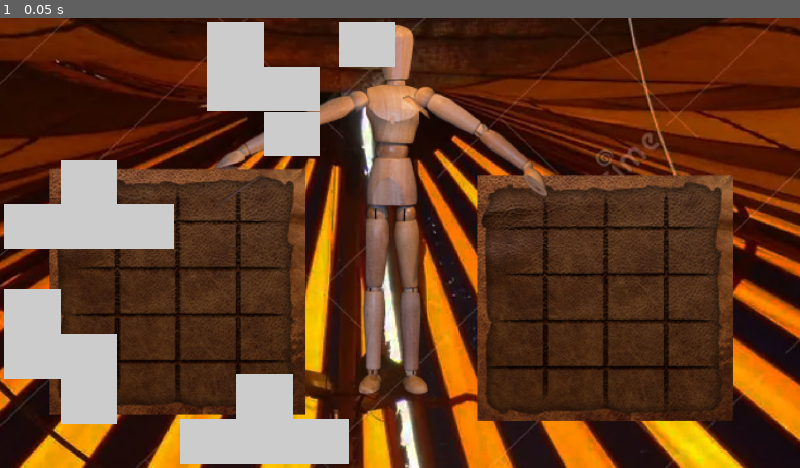
Above: before the commit, frame 1.
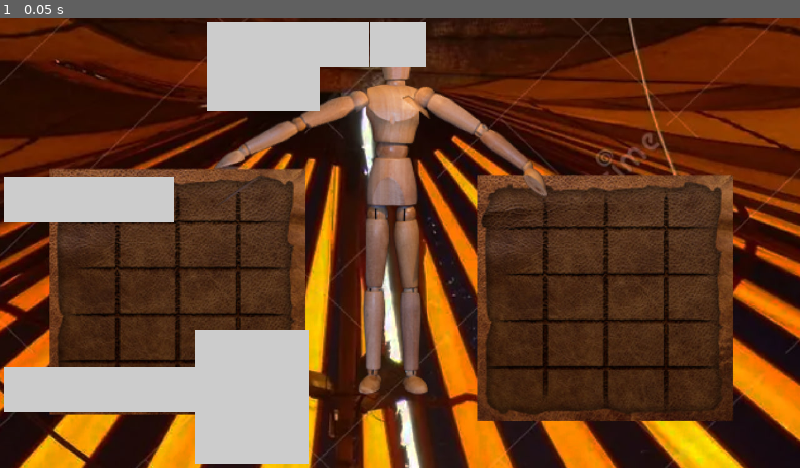
Above: after the commit, the same moment.

Repository: Ultragliass/equilibrium
Game: Godot game, scene res://scenes/Main.tscn
Two runs of this game, one before a commit and one after it. Both use one fixed random seed, a clock stepped at 60 frames per second and the inputs below.
Inputs:
- Up to frame 1 (0.05 s): no input

The runs differ from the first frame. In frame 1, 11% of the frame differs, in the area x 0-54%, y 0-100%.

Commit message:
Add functioning rotation.

Diff:
--- a/project.godot
+++ b/project.godot
@@ -27,6 +27,14 @@
 window/size/mode=2
 window/stretch/mode="canvas_items"
 
+[input]
+
+rotate={
+"deadzone": 0.5,
+"events": [Object(InputEventKey,"resource_local_to_scene":false,"resource_name":"","device":-1,"window_id":0,"alt_pressed":false,"shift_pressed":false,"ctrl_pressed":false,"meta_pressed":false,"pressed":false,"keycode":0,"physical_keycode":82,"key_label":0,"unicode":114,"location":0,"echo":false,"script":null)
+]
+}
+
 [rendering]
 
 renderer/rendering_method="gl_compatibility"
--- a/scripts/background.gd
+++ b/scripts/background.gd
@@ -4,7 +4,16 @@
     return true
 
 func _drop_data(_pos, data):
-    var target_pos = get_global_mouse_position() - Functions._calculate_drag_item_size()
+    # First rotate the shape
+    var rotated_shape = data.shape
+    for i in range(Global.current_rotation):
+        rotated_shape = Global.rotate_shape(rotated_shape)
+
+    # Update item with rotated shape
+    data.shape = rotated_shape
+    data.init(rotated_shape)
+
+    var target_pos = get_global_mouse_position() - Functions._calculate_drag_item_size(rotated_shape)
 
     if data.get_parent().name != "Main":
         var grid_manager = $"/root/Main/WeekdayGridManager"
@@ -12,3 +21,4 @@
         data.reparent(get_parent())
 
     data.position = target_pos
+    Global.current_rotation = 0
--- /dev/null
+++ b/scripts/drag_preview.gd
@@ -0,0 +1,24 @@
+class_name DragPreviewControl
+extends Control
+
+var drag_preview: Control
+var original_shape: Array
+
+func _ready():
+    set_process_input(true)
+
+func setup(preview: Control, shape: Array):
+    drag_preview = preview
+    original_shape = shape
+    add_child(preview)
+    preview.position = -Functions._calculate_drag_item_size(shape)
+
+func _input(event: InputEvent):
+    if event.is_action_pressed("rotate"):
+        Global.current_rotation = (Global.current_rotation + 1) % 4
+        var rotated_shape = original_shape
+        for i in range(Global.current_rotation):
+            rotated_shape = Global.rotate_shape(rotated_shape)
+        drag_preview.init(rotated_shape)
+        # Calculate new center based on rotated dimensions
+        drag_preview.position = -Functions._calculate_drag_item_size(rotated_shape)
--- a/scripts/functions.gd
+++ b/scripts/functions.gd
@@ -1,9 +1,6 @@
 extends Node
 
-func _calculate_drag_item_size():
-	var item = Global.drag_item
-
-	var item_width = item.shape[0].size() * Global.cell_size.width
-	var item_height = item.shape.size() * Global.cell_size.height
-
-	return Vector2(item_width / 2, item_height / 2)
+func _calculate_drag_item_size(shape: Array) -> Vector2:
+    var width = shape[0].size() * Global.cell_size.width
+    var height = shape.size() * Global.cell_size.height
+    return Vector2(width / 2, height / 2)
--- a/scripts/global.gd
+++ b/scripts/global.gd
@@ -21,6 +21,9 @@
 	"width": 100,
 	"height": 100
 }
+
+var current_rotation = 0
+var is_dragging = false
 
 const ITEMS = {
 	"iron": [
@@ -87,3 +90,21 @@
 	var WeekdayGridManager = get_node("/root/Main/WeekdayGridManager")
 	cell_size.width = WeekdayGridManager.size.x / WEEKDAY_GRID_SLOTS.columns
 	cell_size.height = WeekdayGridManager.size.y / WEEKDAY_GRID_SLOTS.rows
+
+func rotate_shape(shape: Array) -> Array:
+	var rows = shape.size()
+	var cols = shape[0].size()
+	var new_shape = []
+
+	# Initialize new shape array
+	for i in range(cols):
+		new_shape.append([])
+		for _j in range(rows):
+			new_shape[i].append(0)
+
+	# Perform rotation
+	for i in range(rows):
+		for j in range(cols):
+			new_shape[j][rows - 1 - i] = shape[i][j]
+
+	return new_shape
--- a/scripts/grid_manager.gd
+++ b/scripts/grid_manager.gd
@@ -1,11 +1,16 @@
 extends Control
 
-var drop_preview: Control = null
+var drop_preview: Node = null
+var last_preview_pos: Vector2 = Vector2.ZERO
+var last_preview_rotation: int = 0
 
 var grid = []
 var cell_size = Vector2(100, 100)
 var rows: int
 var columns: int
+
+var dragging_item: Node = null
+var original_positions: Array = []
 
 func init(grid_rows: int, grid_columns: int, grid_cell_size: Vector2):
 	rows = grid_rows
@@ -30,10 +35,12 @@
 				var cell_x = grid_x + col
 				var cell_y = grid_y + row
 
+				# Check grid bounds
 				if cell_x >= columns or cell_y >= rows or cell_x < 0 or cell_y < 0:
 					return false
 
-				if grid[cell_y][cell_x] != null and grid[cell_y][cell_x] != item:
+				# Allow overlap with dragging item
+				if grid[cell_y][cell_x] != null and grid[cell_y][cell_x] != dragging_item:
 					return false
 
 	return true
@@ -43,25 +50,21 @@
 	if not can_place_item_at(grid_x, grid_y, item):
 		return false
 
+	# Clear old positions
+	remove_item_from_grid(item)
+
+	# Place in new positions
 	for row in range(item.shape.size()):
 		for col in range(item.shape[row].size()):
 			if item.shape[row][col] == 1:
 				grid[grid_y + row][grid_x + col] = item
 
 	item.position = Vector2(grid_x, grid_y) * cell_size
-
-	item.anchor_left = 0
-	item.anchor_top = 0
-	item.anchor_right = 0
-	item.anchor_bottom = 0
-
-	item.size_flags_horizontal = Control.SIZE_FILL
-	item.size_flags_vertical = Control.SIZE_FILL
-
+	dragging_item = null
 	return true
 
 
-func remove_item_from_grid(item: Node):
+func remove_item_from_grid(item: Node) -> void:
 	for row in range(rows):
 		for col in range(columns):
 			if grid[row][col] == item:
@@ -69,65 +72,142 @@
 
 
 func _can_drop_data(_pos, data):
-	if data is Control:
-		var dragging_item = Global.drag_item
-		var grid_coords = get_grid_coordinates(get_global_mouse_position())
-
-		if dragging_item and can_place_item_at(grid_coords.x, grid_coords.y, dragging_item):
-			show_drop_preview(grid_coords, dragging_item)
-			return true
+	if not (data is Control):
+		return false
+
+	var grid_coords = get_grid_coordinates(get_global_mouse_position())
+	dragging_item = data
+
+	# Create temp item with rotated shape for checking
+	var temp_item = data.duplicate()
+	var rotated_shape = data.shape
+	for i in range(Global.current_rotation):
+		rotated_shape = Global.rotate_shape(rotated_shape)
+	temp_item.shape = rotated_shape
+
+	var can_place = can_place_item_at(grid_coords.x, grid_coords.y, temp_item)
+	temp_item.queue_free()
+
+	if can_place:
+		show_drop_preview(grid_coords, rotated_shape)
+		return true
 
 	remove_drop_preview()
-
 	return false
 
 
 func _drop_data(_pos, data):
+	if not (data is Control):
+		return
+
 	var grid_coords = get_grid_coordinates(get_global_mouse_position())
 
-	if can_place_item_at(grid_coords.x, grid_coords.y, data):
-		remove_item_from_grid(data)
-		remove_drop_preview()
-
-		if place_item_at(grid_coords.x, grid_coords.y, data):
-			if data.get_parent() != self:
-				data.reparent(self)
-
-
-			data.position = grid_coords * cell_size
-			print("Item placed successfully at: ", grid_coords)
-		else:
-			print("Failed to place item")
-	else:
-		print("Item cannot be placed at this position")
+	# First rotate the shape
+	var rotated_shape = data.shape
+	for i in range(Global.current_rotation):
+		rotated_shape = Global.rotate_shape(rotated_shape)
+
+	# Update the item with rotated shape
+	data.shape = rotated_shape
+	data.init(rotated_shape)
+
+	# Remove from old position and add to new
+	remove_item_from_grid(data)
+	remove_drop_preview()
+
+	# Reparent first if needed
+	if data.get_parent() != self:
+		data.reparent(self)
+
+	# Then place in grid
+	if place_item_at(grid_coords.x, grid_coords.y, data):
+		data.position = grid_coords * cell_size
+
+	Global.is_dragging = false
+	Global.current_rotation = 0
 
 
 func get_grid_coordinates(world_position: Vector2) -> Vector2:
 	var local_position = world_position - global_position
 
-	local_position -= Functions._calculate_drag_item_size()
-
-	var grid_x = floor(local_position.x / cell_size.x)
-	var grid_y = floor(local_position.y / cell_size.y)
-
-	grid_x = clamp(grid_x, 0, columns)
-	grid_y = clamp(grid_y, 0, rows)
+	var grid_x = maxi(0, floor(local_position.x / cell_size.x))
+	var grid_y = maxi(0, floor(local_position.y / cell_size.y))
+
+	if dragging_item:
+		# Get rotated shape dimensions
+		var rotated_shape = dragging_item.shape
+		for i in range(Global.current_rotation):
+			rotated_shape = Global.rotate_shape(rotated_shape)
+
+		var shape_width = rotated_shape[0].size()
+		var shape_height = rotated_shape.size()
+
+		# Adjust coordinates based on rotated shape
+		grid_x = grid_x - floor(shape_width / 2)
+		grid_y = grid_y - floor(shape_height / 2)
+
+		# Adjust bounds checking based on rotated shape size
+		grid_x = maxi(0, mini(grid_x, columns - shape_width))
+		grid_y = maxi(0, mini(grid_y, rows - shape_height))
+	else:
+		grid_x = maxi(0, mini(grid_x, columns - 1))
+		grid_y = maxi(0, mini(grid_y, rows - 1))
 
 	return Vector2(grid_x, grid_y)
 
-func show_drop_preview(grid_coords: Vector2, dragging_item: Control):
+func show_drop_preview(grid_coords: Vector2, shape: Array):
 	if not drop_preview:
-		drop_preview = dragging_item.duplicate()
-		drop_preview.init(dragging_item.shape)
-		drop_preview.modulate.a = 0.5
+		drop_preview = Global.drag_item.duplicate()
+		drop_preview.modulate = Color(1, 1, 1, 0.5)
+		drop_preview.mouse_filter = Control.MOUSE_FILTER_IGNORE
+
+		# Reset all control properties
+		drop_preview.position = Vector2.ZERO
+		drop_preview.anchor_left = 0
+		drop_preview.anchor_top = 0
+		drop_preview.anchor_right = 0
+		drop_preview.anchor_bottom = 0
+		drop_preview.offset_left = 0
+		drop_preview.offset_top = 0
+		drop_preview.offset_right = 0
+		drop_preview.offset_bottom = 0
+
 		add_child(drop_preview)
 
-	drop_preview.position = grid_coords * cell_size
+	var safe_coords = Vector2(
+		clamp(grid_coords.x, 0, columns - 1),
+		clamp(grid_coords.y, 0, rows - 1)
+	)
+
+	if last_preview_pos != safe_coords or last_preview_rotation != Global.current_rotation:
+		drop_preview.shape = shape
+		drop_preview.init(shape)
+		# Set exact position based on grid coordinates
+		drop_preview.position = safe_coords * cell_size
+		last_preview_pos = safe_coords
+		last_preview_rotation = Global.current_rotation
 
 func remove_drop_preview():
 	if drop_preview:
 		drop_preview.queue_free()
 		drop_preview = null
+		last_preview_pos = Vector2.ZERO
+		last_preview_rotation = 0
 
 func _on_mouse_exited():
 	remove_drop_preview()
+
+func _ready():
+	set_process_input(true)
+
+func _input(event: InputEvent):
+	if event.is_action_pressed("rotate") and Global.is_dragging and drop_preview:
+		update_drop_preview()
+
+func update_drop_preview():
+	if drop_preview and Global.drag_item:
+		var grid_coords = get_grid_coordinates(get_global_mouse_position())
+		var rotated_shape = Global.drag_item.shape
+		for i in range(Global.current_rotation):
+			rotated_shape = Global.rotate_shape(rotated_shape)
+		show_drop_preview(grid_coords, rotated_shape)
--- a/scripts/item.gd
+++ b/scripts/item.gd
@@ -23,17 +23,18 @@
 
 func _get_drag_data(_at_position):
 	Global.drag_item = self
+	Global.is_dragging = true
+	Global.current_rotation = 0
 
 	var drag_preview = duplicate()
 	drag_preview.init(shape)
 	drag_preview.modulate.a = 0.5
 
-	var preview_control = Control.new()
-	preview_control.add_child(drag_preview)
-	drag_preview.position = -Functions._calculate_drag_item_size()
+	var preview_control = DragPreviewControl.new()
+	preview_control.setup(drag_preview, shape)
+	preview_control.connect("tree_exiting", func(): Global.is_dragging = false)
 
 	set_drag_preview(preview_control)
-
 	mouse_filter = Control.MOUSE_FILTER_PASS
 
 	return self
--- a/scripts/main.gd
+++ b/scripts/main.gd
@@ -11,7 +11,7 @@
 
 	for j in range(NUMBER_OF_ITEMS_TO_SCATTER):
 		var item = ITEM_SCENE.instantiate()
-		var shape = Global.ITEMS["stone"][randi() % Global.ITEMS["stone"].size()]
+		var shape = Global.ITEMS["iron"][randi() % Global.ITEMS["iron"].size()]
 		item.init(shape)
 		scatter_item(item)
 		add_child(item)
